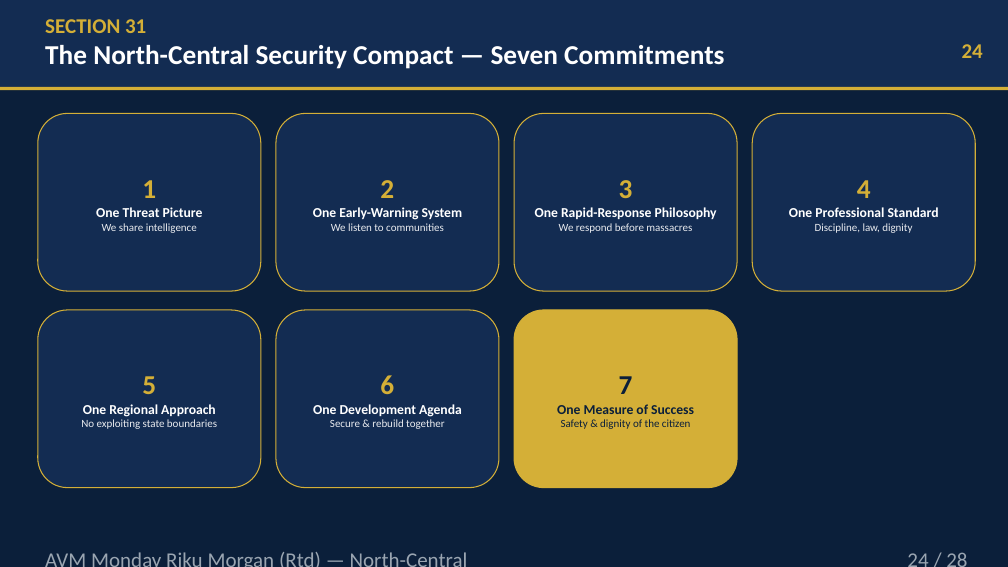
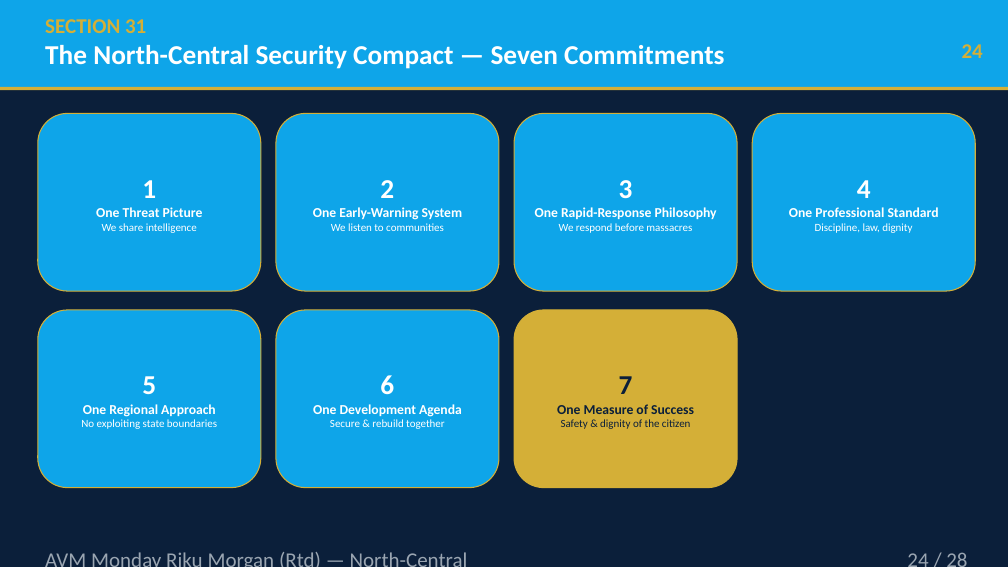
Before and after one commit to TOMDEGGS/BETONIQ-WEST-, a slide deck: slide 24 of avm_morgan_docs/AVM_MORGAN_SECURITY_KEYNOTE_30MIN_v3_WITH_REFERENCES.pptx. Drawn at 1008x567 pixels with LibreOffice and Linux fonts; fonts in the diff are those of the drawing; background and template pictures are left out. Boxes give left, top, right and bottom in pixels: in the first picture for what was removed or moved away, otherwise in the second. Text is boxed around its words. In the diff, an @@ line names an element or a change of style, - is before the commit and + after.

```diff
--- a/avm_morgan_docs/AVM_MORGAN_SECURITY_KEYNOTE_30MIN_v3_WITH_REFERENCES.pptx
+++ b/avm_morgan_docs/AVM_MORGAN_SECURITY_KEYNOTE_30MIN_v3_WITH_REFERENCES.pptx
@@ fill #132C52 to #0EA5E9 in 7 elements at box(38, 113, 261, 291), box(276, 113, 499, 291), box(514, 113, 737, 291), box(752, 113, 975, 291), box(38, 310, 261, 488), box(276, 310, 499, 488), box(0, 0, 1008, 87) @@
@@ text in rounded rectangle at box(102, 180, 197, 233): text colour #D4AF37 to #FFFFFF in "1"; text colour #E8EAEE to #FFFFFF in "We share intelligence" @@
@@ text in rounded rectangle at box(331, 180, 444, 231): text colour #D4AF37 to #FFFFFF in "2"; text colour #E8EAEE to #FFFFFF in "We listen to communities" @@
@@ text in rounded rectangle at box(559, 180, 692, 233): text colour #D4AF37 to #FFFFFF in "3"; text colour #E8EAEE to #FFFFFF in "We respond before massacres" @@
@@ text in rounded rectangle at box(815, 180, 912, 233): text colour #D4AF37 to #FFFFFF in "4"; text colour #E8EAEE to #FFFFFF in "Discipline, law, dignity" @@
@@ text in rounded rectangle at box(81, 376, 217, 429): text colour #D4AF37 to #FFFFFF in "5"; text colour #E8EAEE to #FFFFFF in "No exploiting state boundaries" @@
@@ text in rounded rectangle at box(330, 375, 445, 429): text colour #D4AF37 to #FFFFFF in "6"; text colour #E8EAEE to #FFFFFF in "Secure & rebuild together" @@
```
Also in this commit, not shown: 27 other slides changed.
